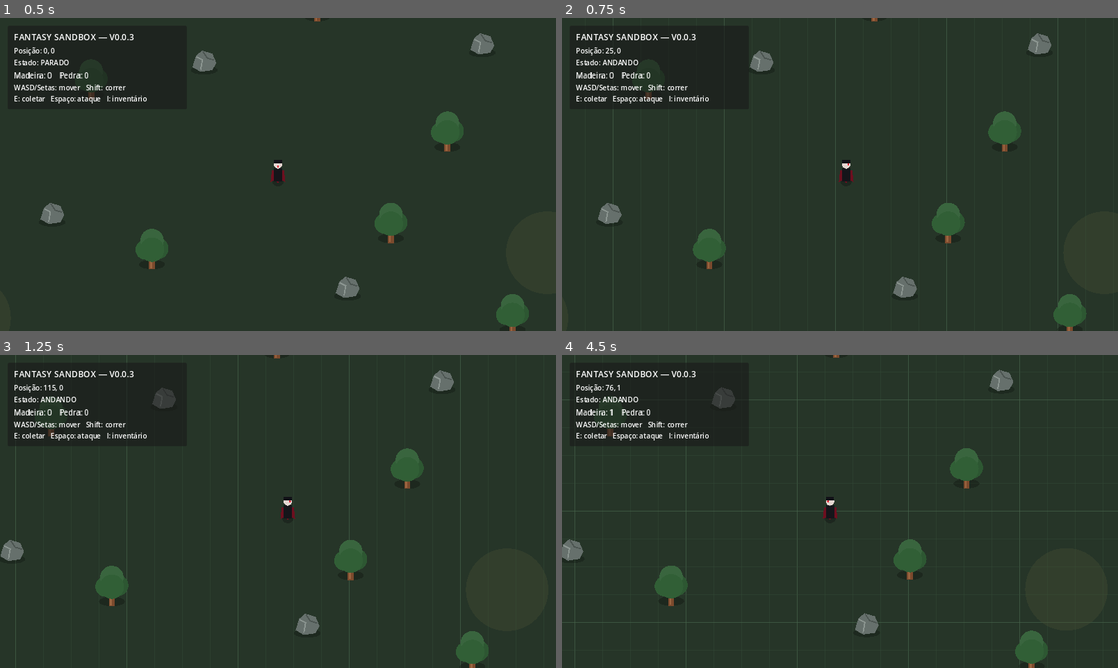
Above: before the commit, frames 1-4 (two rows, left to right).
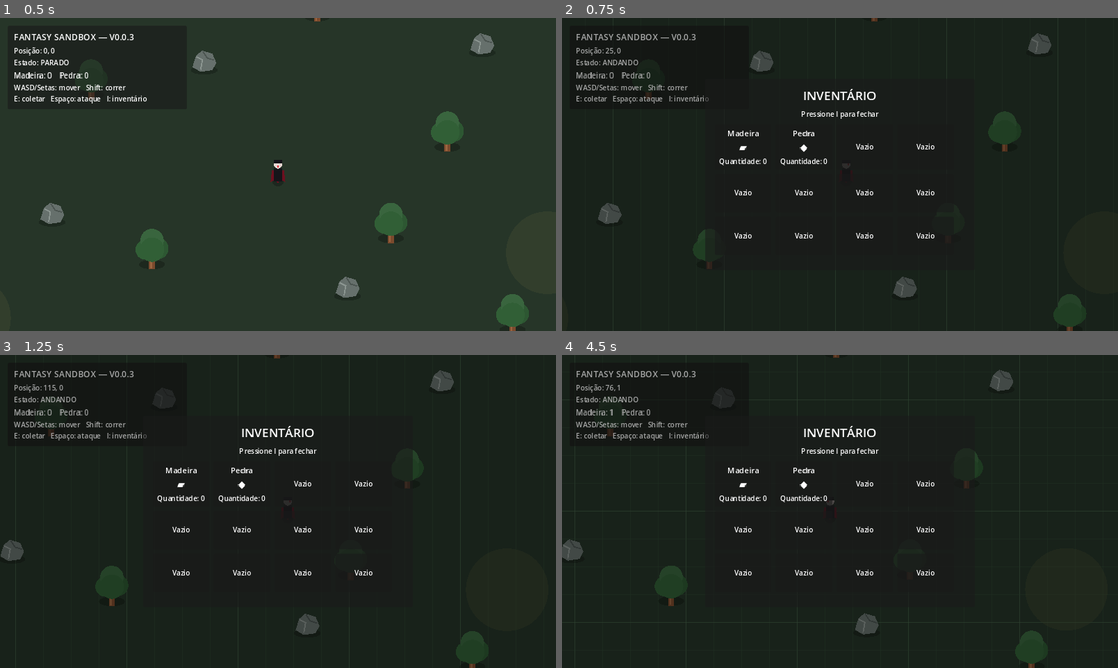
Above: after the commit, the same moments.

Repository: janduyankiingles-ops/Fantasy-Sandbox
Game: Godot game, scene res://scenes/main.tscn
Two runs of this game, one before a commit and one after it. Both use one fixed random seed, a clock stepped at 60 frames per second and the inputs below.
Inputs:
- Up to frame 1 (0.5 s): no input
- Up to frame 2 (0.75 s): tap Enter at 0.5 s; hold D from 0.53 s (still down); tap I at 0.6 s
- Up to frame 3 (1.25 s): keep holding D; tap Space at 0.77 s
- Up to frame 4 (4.5 s): tap I at 1.25, 1.35, 2, 2.3, 2.75, 3.05, 3.5, 3.6, 4.25, 4.35 s; release D at 1.28 s; hold S 1.28-2.03 s; tap Space at 1.52, 3.02, 3.77 s; hold D 2.03-2.78 s; hold Shift 2.03-2.78 s; hold W 2.78-3.53 s; tap E at 2.85 s; hold A from 3.53 s (still down)

Frame 1 is identical in both runs. In frame 2, 20% of the frame differs, in the area x 2-95%, y 0-100%; in frame 3, 20%; in frame 4, 21%, in the area x 0-100%, y 0-100%.
Error after the commit: Invalid call. Nonexistent function 'get_inventory_amount (via call)' in base 'CharacterBody2D (player.gd)'. (res://scripts/main.gd:46)

Commit message:
v0.0.3: toggle and refresh visual inventory

Diff:
--- a/scripts/main.gd
+++ b/scripts/main.gd
@@ -6,10 +6,18 @@
 @onready var inventory_label: Label = $HUD/Panel/Margin/VBox/InventoryLabel
 @onready var interaction_panel: PanelContainer = $HUD/InteractionPanel
 @onready var interaction_label: Label = $HUD/InteractionPanel/Margin/InteractionLabel
+@onready var inventory_ui: Control = $HUD/InventoryUI as Control
 
 func _ready() -> void:
 	player.connect("inventory_changed", Callable(self, "_update_inventory"))
 	_update_inventory()
+
+func _unhandled_input(event: InputEvent) -> void:
+	if event is InputEventKey:
+		var key_event: InputEventKey = event as InputEventKey
+		if key_event.pressed and not key_event.echo and key_event.keycode == KEY_I:
+			inventory_ui.call("toggle_inventory")
+			get_viewport().set_input_as_handled()
 
 func _process(_delta: float) -> void:
 	position_label.text = "Posição: %d, %d" % [
@@ -34,3 +42,7 @@
 
 func _update_inventory() -> void:
 	inventory_label.text = str(player.call("get_inventory_text"))
+
+	var wood_amount: int = int(player.call("get_inventory_amount", "wood"))
+	var stone_amount: int = int(player.call("get_inventory_amount", "stone"))
+	inventory_ui.call("refresh_inventory", wood_amount, stone_amount)
